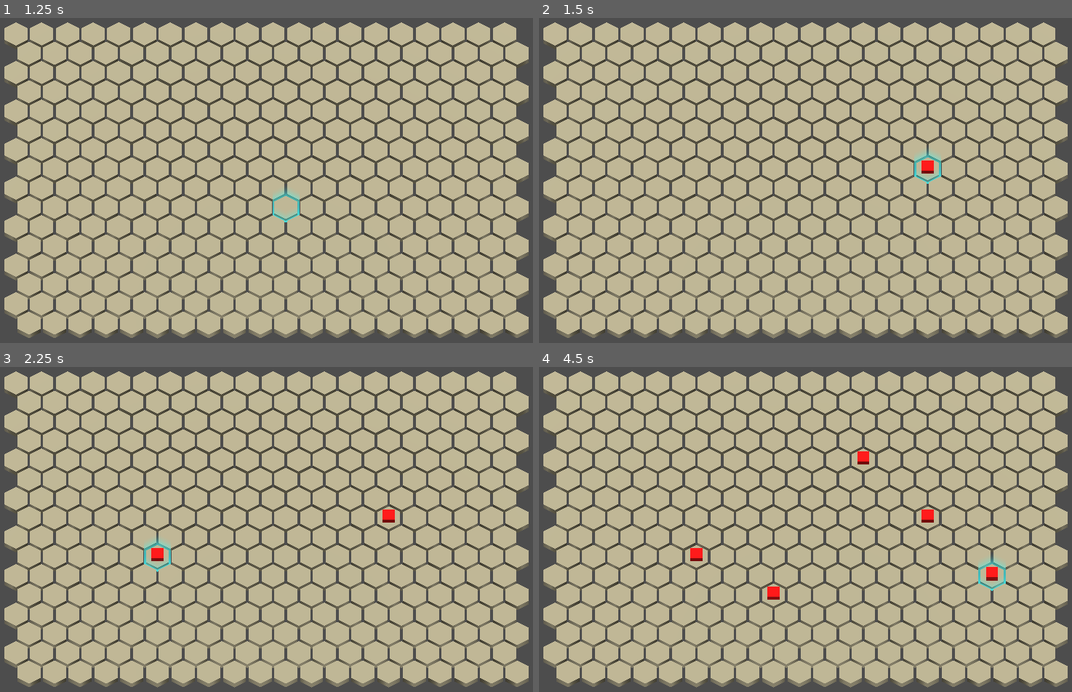
Above: before the commit, frames 1-4 (two rows, left to right).
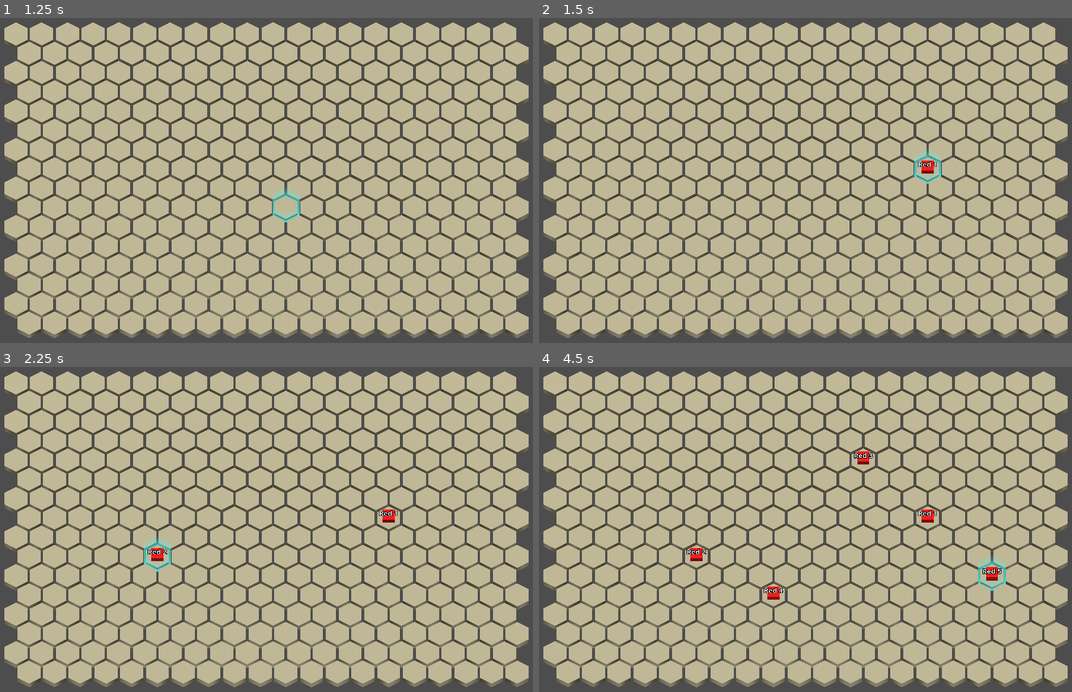
Above: after the commit, the same moments.

Repository: Dawiderter/HexaBattler
Game: Godot game, scene res://Main.tscn
Same seed, same stepped clock (60 frames per second), same inputs: the game is played once before the commit and once after it.
Inputs (mouse positions are in pixels of both pictures, inside the frame that each line leads up to):
- Up to frame 1 (1.25 s): click "Generate" at 0.5 s
- Up to frame 2 (1.5 s): tap Enter (ui_accept) at 1.25 s; move the mouse to (938, 164) at 1.27 s; click (938, 164) at 1.42 s
- Up to frame 3 (2.25 s): tap Enter (ui_accept) at 1.52, 2 s; move the mouse to (154, 545) at 2.02 s; click (154, 545) at 2.17 s
- Up to frame 4 (4.5 s): tap Enter (ui_accept) at 2.27, 2.75, 3.5, 3.77, 4.25 s; move the mouse to (869, 458) at 2.77 s; click (869, 458) at 2.92 s; move the mouse to (784, 594) at 3.52 s; click (784, 594) at 3.67 s; move the mouse to (986, 578) at 4.27 s; click (986, 578) at 4.42 s

Frame 1 is identical in both runs. In frame 2, less than 0.1% of the frame differs, in the area x 71-75%, y 44-46%; in frame 3, 0.1%; in frame 4, 0.3%, in the area x 27-87%, y 26-70%.

Commit message:
More debugging features

Diff:
--- a/scenes/minion_3d.tscn
+++ b/scenes/minion_3d.tscn
@@ -16,3 +16,8 @@
 
 [node name="MeshInstance3D" type="MeshInstance3D" parent="."]
 mesh = SubResource("BoxMesh_y8etf")
+
+[node name="DebugName" type="Label3D" parent="."]
+transform = Transform3D(1.5, 0, 0, 0, -6.556708e-08, 1.5, 0, -1.5, -6.556708e-08, 0, 0.17856029, 0)
+text = "Red 000"
+autowrap_mode = 2
--- a/scripts/faction.gd
+++ b/scripts/faction.gd
@@ -1,3 +1,4 @@
-class_name Faction extends Node3D
+class_name Faction extends Node
 
-@export var color: Color
+var color: Color
+var debug_name: String
--- a/scripts/game_simulation.gd
+++ b/scripts/game_simulation.gd
@@ -4,6 +4,7 @@
 var height: int
 
 var hexes:    Array[HexState]
+var minions:  Array[MinionState]
 var factions: Array[Faction]
 
 func get_hex_offcord(offcord: Vector2i) -> HexState:
@@ -16,7 +17,16 @@
     return hexes[i]
 
 func _ready():
-    pass
+    var faction_red = Faction.new()
+    faction_red.color = Color.RED
+    faction_red.debug_name = "Red"
+
+    var faction_blue = Faction.new()
+    faction_blue.color = Color.BLUE
+    faction_blue.debug_name = "Blue"
+
+    self.factions.push_back(faction_red)
+    self.factions.push_back(faction_blue)
 
 func reset(w: int, h: int) -> void:
     self.width  = w
@@ -26,18 +36,41 @@
         self.hexes[i] = HexState.new()
 
 # For now:
-#   true  -> success (if succesfully spawned the minion)
-#   false -> failure (if the hex was occupied or locked)
-func spawn_minion(offcord: Vector2, faction: Faction) -> bool:
+#   minion -> success (if succesfully spawned the minion)
+#   null   -> failure (if the hex was occupied or locked)
+func spawn_minion(offcord: Vector2i, faction: Faction) -> MinionState:
     assert(0 <= offcord.x and offcord.x < width)
     assert(0 <= offcord.y and offcord.y < height)
     # assert(faction in factions)
 
     var hex = get_hex_offcord(offcord)
     if !hex.is_free():
-        return false
+        return null
 
     var minion = MinionState.new()
+    minions.push_back(minion)
+    minion.debug_name = faction.debug_name + " " + str(minions.size())
     minion.faction = faction
+    minion.axcord = GridUtils.offcord_to_axcord(offcord)
     hex.occupy_for(minion)
-    return true
+
+    return minion
+
+func find_closest_minion(axcord: Vector2i, faction_mask: Faction) -> MinionState:
+    var closest : MinionState = null
+    var closest_dist : int = 100_000_000
+    for minion in minions:
+        if minion.faction == faction_mask:
+            continue
+        var dist = GridUtils.axial_length(minion.axcord - axcord)
+        if dist < closest_dist:
+            closest_dist = dist
+            closest = minion
+    return closest
+
+func do_minion_action(minion: MinionState):
+    if minion.target == null:
+        minion.target = find_closest_minion(minion.axcord, minion.faction)
+
+    if minion.target == null:
+        return
--- a/scripts/grid_utils.gd
+++ b/scripts/grid_utils.gd
@@ -20,3 +20,6 @@
     var x = axcord.x + (axcord.y - parity) / 2
     var y = axcord.y
     return Vector2i(x,y)
+
+static func axial_length(axcord: Vector2i) -> int:
+    return (abs(axcord.x) + abs(axcord.x + axcord.y) + abs(axcord.y)) / 2
--- a/scripts/hex_grid_3d.gd
+++ b/scripts/hex_grid_3d.gd
@@ -15,9 +15,6 @@
 
 @onready var hexes_container: Node3D = $HexesContainer
 @onready var minion_container: Node3D = $MinionContainer
-
-var faction_a = Faction.new()
-var faction_b = Faction.new()
 
 var hexes : Array[Hex3D] = []
 var hex_scene = preload("res://scenes/hex.tscn")
@@ -71,23 +68,33 @@
     hexes_container.position.x = -(width * hex_radius * sqrt(3.0)/2.0)
     hexes_container.position.z = -(height * hex_radius * 3.0/4.0)
 
+    minion_container.position.x = -(width * hex_radius * sqrt(3.0)/2.0)
+    minion_container.position.z = -(height * hex_radius * 3.0/4.0)
+
 func spawn_minion(hex: Hex3D, faction: Faction):
     var offcord = hex.offcords
-    if !game_simulation.spawn_minion(offcord, faction):
+
+    var minion_state = game_simulation.spawn_minion(offcord, faction)
+    if minion_state == null:
         push_warning("Can't spawn minion on nonfree tile")
         return
 
-    var minion : Minion3D = minion_scene.instantiate()
+    var minion_3d : Minion3D = minion_scene.instantiate()
 
-    minion_container.add_child(minion)
-    minion.set_color(faction.color)
+    minion_container.add_child(minion_3d)
+    minion_3d.set_color(minion_state.faction.color)
+    minion_3d.set_debug_name(minion_state.debug_name)
 
-    minion.position = hex.global_position
-    minion.position.y += hex.height
+    minion_3d.position = hex.position
+    minion_3d.position.y += hex.height
 
 func _on_hex_input_event(event: InputEvent, hex: Hex3D):
     if event is InputEventMouseButton &&  event.is_pressed():
         if event.button_index == MOUSE_BUTTON_LEFT:
-            spawn_minion(hex, faction_a)
+            spawn_minion(hex, game_simulation.factions[0])
         if event.button_index == MOUSE_BUTTON_RIGHT:
-            spawn_minion(hex, faction_b)
+            spawn_minion(hex, game_simulation.factions[1])
+        if event.button_index == MOUSE_BUTTON_MIDDLE:
+            var cords = hex.axcords
+            var closest = game_simulation.find_closest_minion(cords, game_simulation.factions[0])
+            print("Closest: ", closest.debug_name if closest != null else "null")
--- a/scripts/minion.gd
+++ b/scripts/minion.gd
@@ -8,6 +8,10 @@
 var stat_range: int
 
 var faction: Faction
+var axcord: Vector2i
+var target: MinionState
+
+var debug_name: String
 
 # Akcja
 # - Jeżeli nie masz targetu, target = find_target:
--- a/scripts/minion_3d.gd
+++ b/scripts/minion_3d.gd
@@ -1,6 +1,10 @@
 class_name Minion3D extends Node3D
 
 @onready var mesh: MeshInstance3D = $"MeshInstance3D"
+@onready var debug_name: Label3D = $DebugName
 
 func set_color(color: Color):
-    mesh.mesh.material.albedo = color
+    mesh.mesh.material.albedo_color = color
+
+func set_debug_name(new_name: String):
+    debug_name.text = new_name
